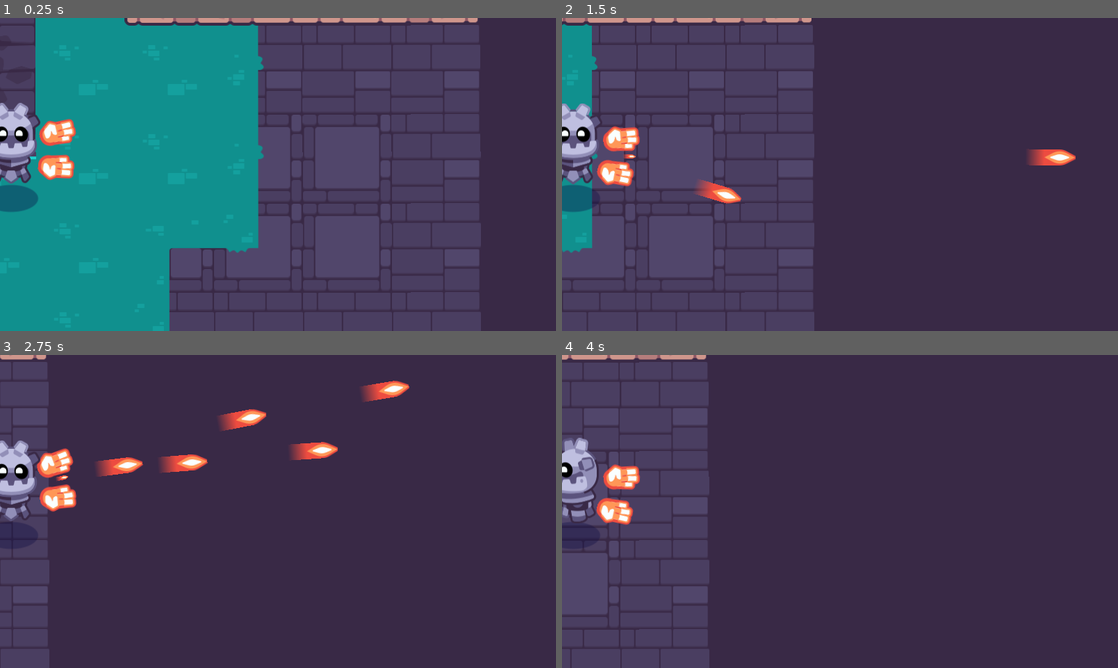
Above: before the commit, frames 1-4 (two rows, left to right).
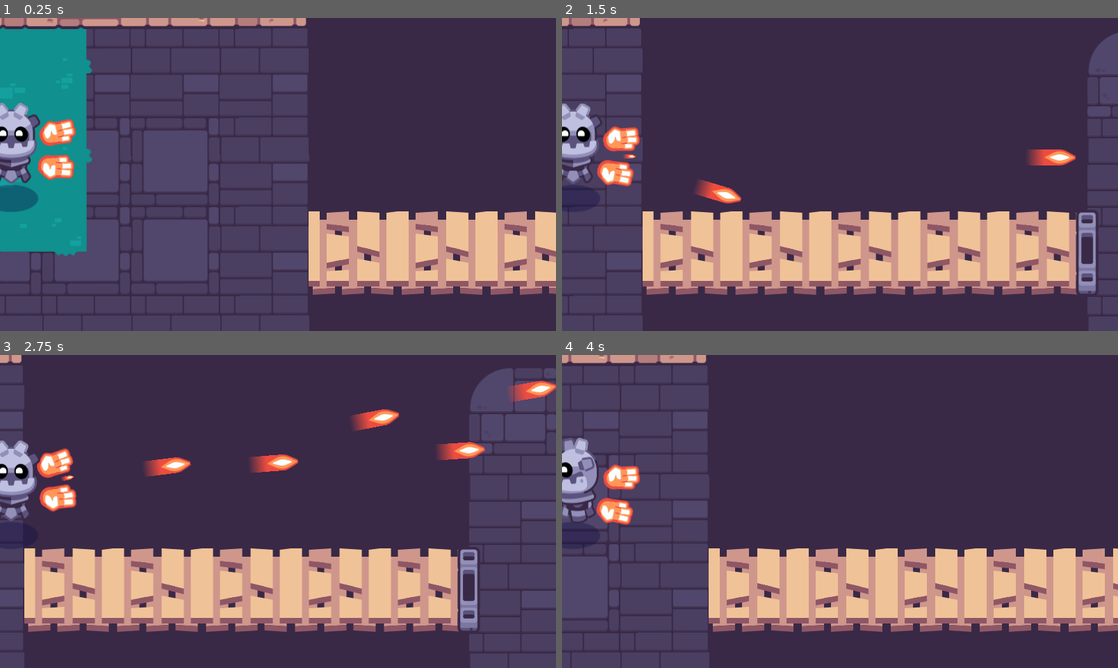
Above: after the commit, the same moments.

Repository: sarahtzhang12/2d-GameDev-Course
Game: Godot game, scene res://start.tscn
Same seed, same stepped clock (60 frames per second), same inputs: the game is played once before the commit and once after it. This scene is started directly instead of the project's main scene. Sound files missing from this copy of the repository are replaced by a short silence.
Inputs (mouse positions are in pixels of both pictures, inside the frame that each line leads up to):
- Up to frame 1 (0.25 s): no input
- Up to frame 2 (1.5 s): tap Enter at 0.5 s; move the mouse to (962, 158) at 0.52 s; hold D (move_right) 0.53-1.25 s; hold Mouse wheel down (cycle_weapon_down) 0.53-1.25 s; click (962, 158) at 0.67 s; drag from (728, 190) to (895, 155) at 1.27 s
- Up to frame 3 (2.75 s): move the mouse to (333, 442) at 2.02 s; press the mouse at (333, 442) at 2.03 s; hold D (move_right) from 2.03 s (still down)
- Up to frame 4 (4 s): release D (move_right) at 2.75 s; release the mouse at (895, 442) at 2.75 s; drag from (812, 574) to (890, 448) at 2.77 s; move the mouse to (1006, 558) at 3.52 s; hold A (move_left) from 3.53 s (still down); hold Mouse wheel up (cycle_weapon_up) from 3.53 s (still down)

The runs differ from the first frame. In frame 1, 64% of the frame differs, in the area x 0-100%, y 0-100%; in frame 2, 47%; in frame 3, 38%; in frame 4, 20%.

Commit message:
Fixed Godot Day 1

Diff:
--- a/02.getting-to-know-godot/start.tscn
+++ b/02.getting-to-know-godot/start.tscn
@@ -15,7 +15,7 @@
 tile_set = ExtResource("2_vnf5n")
 format = 2
 layer_0/name = "Bridges"
-layer_0/tile_data = PackedInt32Array(-3, 262144, 1, 524286, 196608, 1, 589822, 196608, 0, 589821, 131072, 0, 524285, 65536, 0, 655364, 65536, 1, 655365, 0, 1, 655366, 131072, 1)
+layer_0/tile_data = PackedInt32Array(-3, 262144, 1, 3, 65536, 1, 4, 0, 1, 5, 0, 1, 7, 131072, 1, 6, 0, 1, -524273, 196608, 1, -458737, 196608, 1, -393201, 196608, 1, -327665, 262144, 1, -589809, 327680, 1)
 metadata/_edit_lock_ = true
 
 [node name="InvisibleWalls" type="TileMap" parent="."]
@@ -28,10 +28,10 @@
 position = Vector2(-44, -49)
 
 [node name="RoomA" parent="." instance=ExtResource("5_gs64m")]
-position = Vector2(-777, -517)
+position = Vector2(-1024, -512)
 
 [node name="RoomB" parent="." instance=ExtResource("6_1dwu1")]
-position = Vector2(-811, 1238)
+position = Vector2(1024, -512)
 
 [node name="RoomC" parent="." instance=ExtResource("7_ylca1")]
-position = Vector2(765, 397)
+position = Vector2(768, -2432)
Not shown, changed: 02.getting-to-know-godot/godot_tours.log
Not shown, removed: 02.getting-to-know-godot/godot_tours.log-A1R7l2
